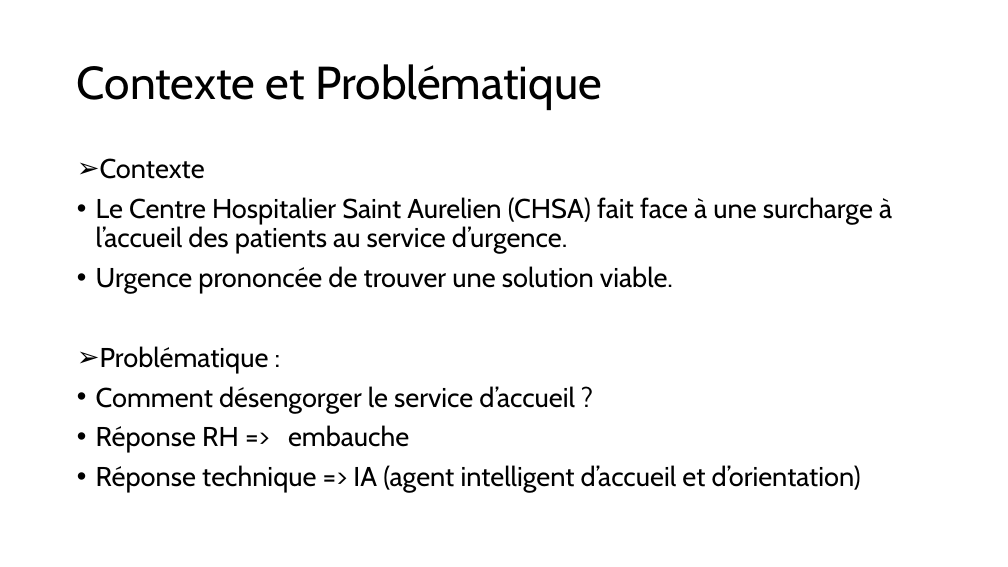
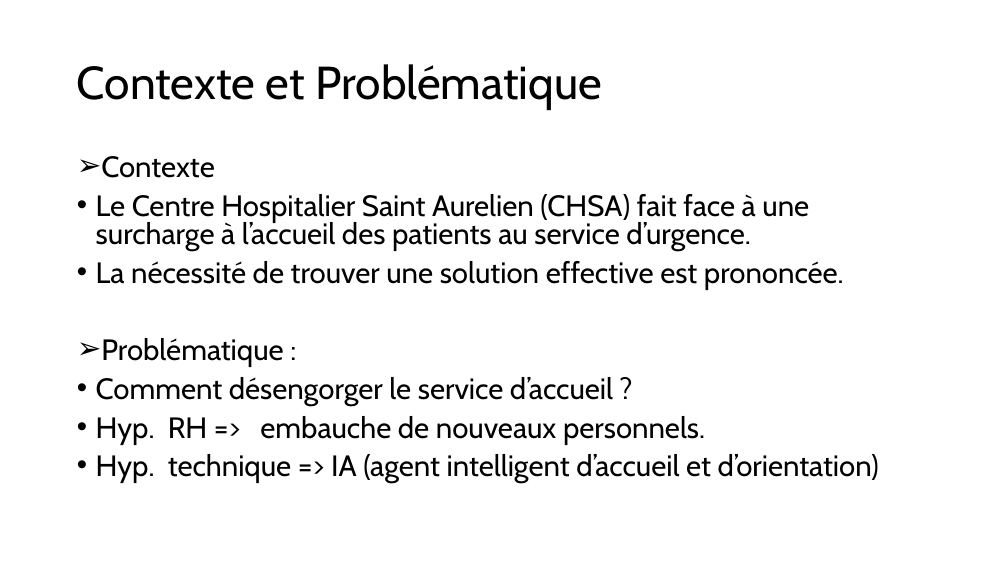
Before and after one commit to AIEngOc2025/agent-triage-hospitalier, a slide deck: slide 2 of Presentation1.pptx. Drawn at 1008x567 pixels with LibreOffice and Linux fonts; fonts in the diff are those of the drawing. Boxes give left, top, right and bottom in pixels: in the first picture for what was removed or moved away, otherwise in the second. Text is boxed around its words. In the diff, an @@ line names an element or a change of style, - is before the commit and + after.

Commit message:
feat: implémentation architecture agentique et dialogue itératif

```diff
--- a/Presentation1.pptx
+++ b/Presentation1.pptx
@@ text at <box>96,156,809,406</box>: size 25.9 to 28 pt in "Contexte", "Le Centre Hospitalier Saint Aurelien (CHSA) fait ...", "Problématique :", "Comment désengorger le service d’accueil ?"; line spacing 0.9 to 0.8 @@
@@ text at <box>96,261,844,290</box>: text changed; size 25.9 to 28 pt @@
-• Urgence prononcée de trouver une solution viable.
+• La nécessité de trouver une solution effective est prononcée.
@@ text at <box>96,416,879,483</box>: text changed; size 25.9 to 28 pt @@
-• Réponse RH => embauche
-• Réponse technique => IA (agent intelligent d’accueil et d’orientation)
+• Hyp. RH => embauche de nouveaux personnels.
+• Hyp. technique => IA (agent intelligent d’accueil et d’orientation)
```
Also in this commit, not shown: 4 other slides changed, 21 other files.
